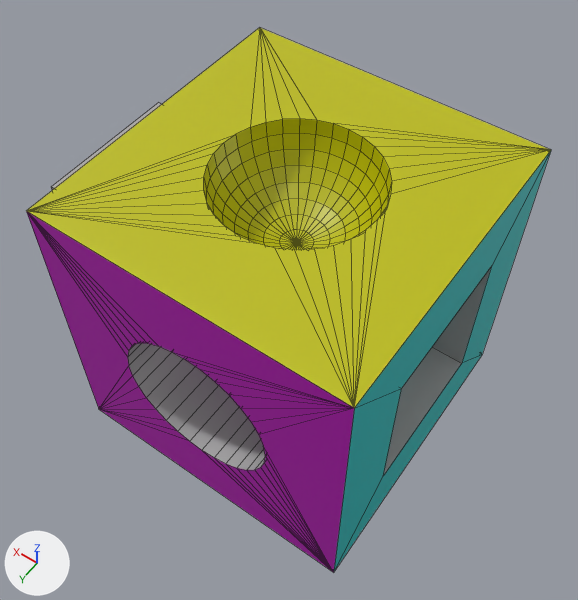
The COLLADA model test/axes/OrientationCubeYUp.dae, before and after one commit.
The view is the same before and after, from a 50 mm lens placed at (-0.892, 1.288, 1.983), pointed at (0.029, -0.002, -0.043). The axes (+X, +Y, +Z) are drawn at lower left. The lights are the same throughout. Mesh edges are drawn as thin lines.
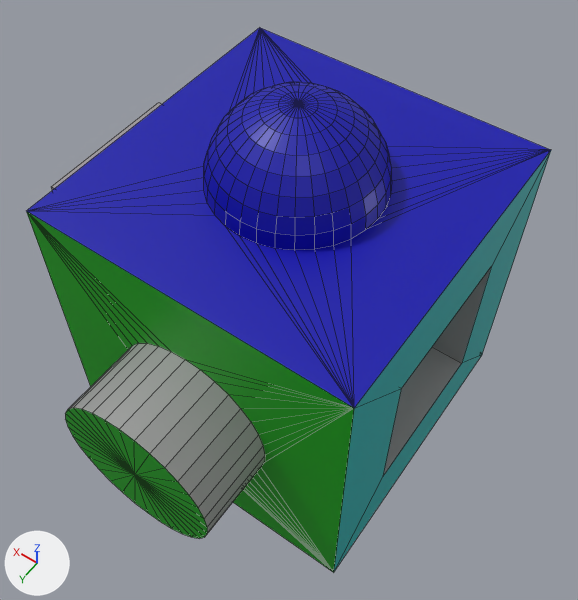
What the commit changed:
Material 'Cyan.001' (mat_cyan_001) is new.
Its base color is (0.0, 0.41, 0.41) (cyan #00acac).
Its roughness is 0.44.
Material 'Gray.001' (mat_gray_001) is new.
Its base color is (0.328, 0.328, 0.328) (grey #9b9b9b).
Its roughness is 0.44.
Material 'Yellow.001' (mat_yellow_001) is new.
Its base color is (0.41, 0.41, 0.0) (yellow #acac00).
Its roughness is 0.44.
Material 'Blue.001' (mat_blue_001) is new.
Its base color is (0.0, 0.0, 0.41) (blue #0000ac).
Its roughness is 0.44.
Material 'Magenta.001' (mat_magenta_001) is new.
Its base color is (0.41, 0.0, 0.41) (pink #ac00ac).
Its roughness is 0.44.
Material 'Green.001' (mat_green_001) is new.
Its base color is (0.0, 0.41, 0.0) (green #00ac00).
Its roughness is 0.44.
Material 'Red.001' (mat_red_001) is new.
Its base color is (0.41, 0.0, 0.0) (red #ac0000).
Its roughness is 0.44.
me_cube_mesh_mesh has 668 vertices, 786 faces and spans x -1.0..1.5, y -1.5..1.0, z -1.0..1.5.
me_cube_mesh_mesh is used by ob_cube; location (0.0, 0.0, 0.0); rotation (1.571, 0.0, 0.0), in degrees (90, 0, 0); scale (0.5, 0.5, 0.5).
me_cube_mesh_mesh no longer uses material mat_red (red #be0000).
me_cube_mesh_mesh part 1: all 72 faces that had it switch from mat_gray (grey #ababab) to mat_gray_001 (grey #9b9b9b).
me_cube_mesh_mesh part 2: all 5 faces that had it switch from mat_cyan (cyan #00bebe) to mat_cyan_001 (cyan #00abab).
me_cube_mesh_mesh part 3: all 64 faces that had it switch from mat_green (green #00be00) to mat_green_001 (green #00ab00).
me_cube_mesh_mesh part 4: all 64 faces that had it switch from mat_magenta (pink #be00be) to mat_magenta_001 (pink #ab00ab).
me_cube_mesh_mesh part 5: all 288 faces that had it switch from mat_blue (blue #0000be) to mat_blue_001 (blue #0000ab).
me_cube_mesh_mesh part 6: all 288 faces that had it switch from mat_yellow (yellow #bebe00) to mat_yellow_001 (yellow #abab00).
me_cube_mesh_mesh now uses material mat_red_001 (red #ac0000).
Object 'Cube' (ob_cube) turns from (90, 0, 0) to (-90, 0, 0) degrees about x, y and z.

Location of each change, (x1, y1, x2, y2) in pixels of the pictures (578 x 600 px):
'Cube', recoloured, turned
    both: (26, 28, 551, 572)
part 1 of me_cube_mesh_mesh, recoloured
    before: (51, 103, 491, 476)
    after: (51, 103, 491, 535)
part 2 of me_cube_mesh_mesh, recoloured
    both: (334, 151, 551, 571)
part 3 of me_cube_mesh_mesh, recoloured (green)
    after: (26, 211, 354, 572)
part 4 of me_cube_mesh_mesh, recoloured
    before: (26, 211, 354, 572)
part 5 of me_cube_mesh_mesh, recoloured (blue)
    after: (27, 28, 551, 408)
part 6 of me_cube_mesh_mesh, recoloured (yellow)
    before: (27, 28, 551, 408)
